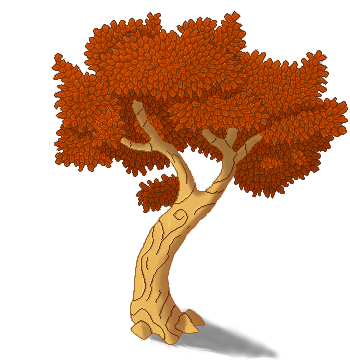
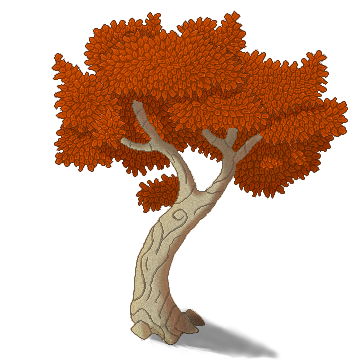
Layers edited between the first and the second 350 × 360 image:
hid group "trunk" (9 layers) over (x1=121, y1=100, x2=263, y2=346)
added group "trunk copy 2" with 10 layers above "leaves" over (x1=121, y1=100, x2=263, y2=346)
added layer "shadow on the floor" (3rd of 3, in "trunk copy 2") (47%) in group "trunk copy 2" over (x1=137, y1=298, x2=205, y2=346)
added layer "tempture" (3rd of 4, in "trunk copy 2") (overlay, 30%) in group "trunk copy 2" over (x1=121, y1=100, x2=262, y2=344)
added layer "details" (3rd of 3, in "trunk copy 2") (darker color) in group "trunk copy 2" over (x1=130, y1=109, x2=247, y2=341)
added layer "shadow" (3rd of 4, in "trunk copy 2") in group "trunk copy 2" over (x1=129, y1=109, x2=246, y2=338)
added layer "sunlight shadow" (3rd of 4, in "trunk copy 2") (darken, 51%) in group "trunk copy 2" over (x1=121, y1=100, x2=262, y2=344)
added layer "light" (3rd of 4, in "trunk copy 2") in group "trunk copy 2" over (x1=131, y1=109, x2=248, y2=341)
added layer "base" (3rd of 3, in "trunk copy 2") in group "trunk copy 2" over (x1=121, y1=100, x2=262, y2=344)
added layer "border" (3rd of 3, in "trunk copy 2") in group "trunk copy 2" over (x1=122, y1=100, x2=263, y2=345)
added layer "Border AA" (3rd of 3, in "trunk copy 2") in group "trunk copy 2" over (x1=130, y1=152, x2=234, y2=345)
